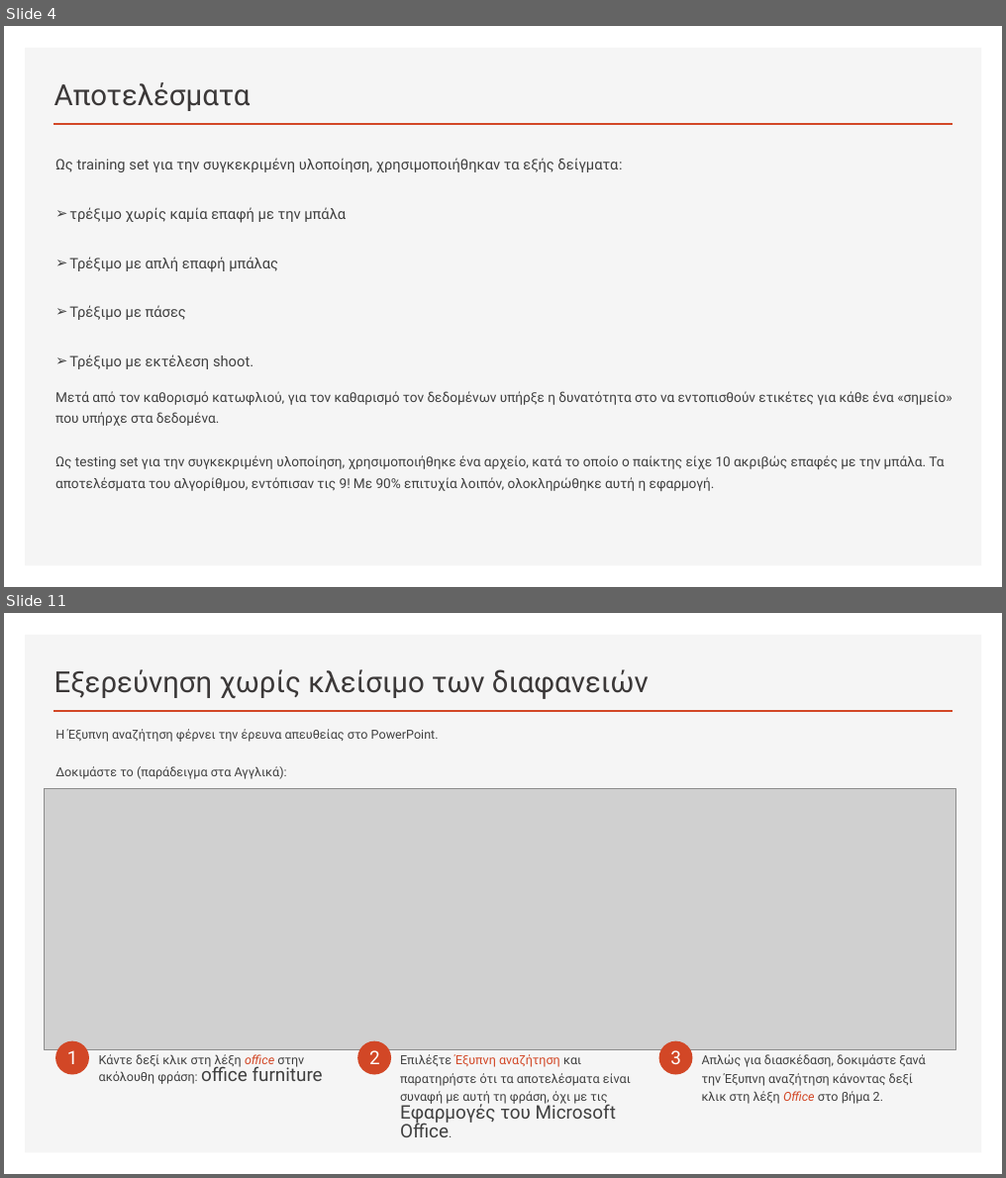
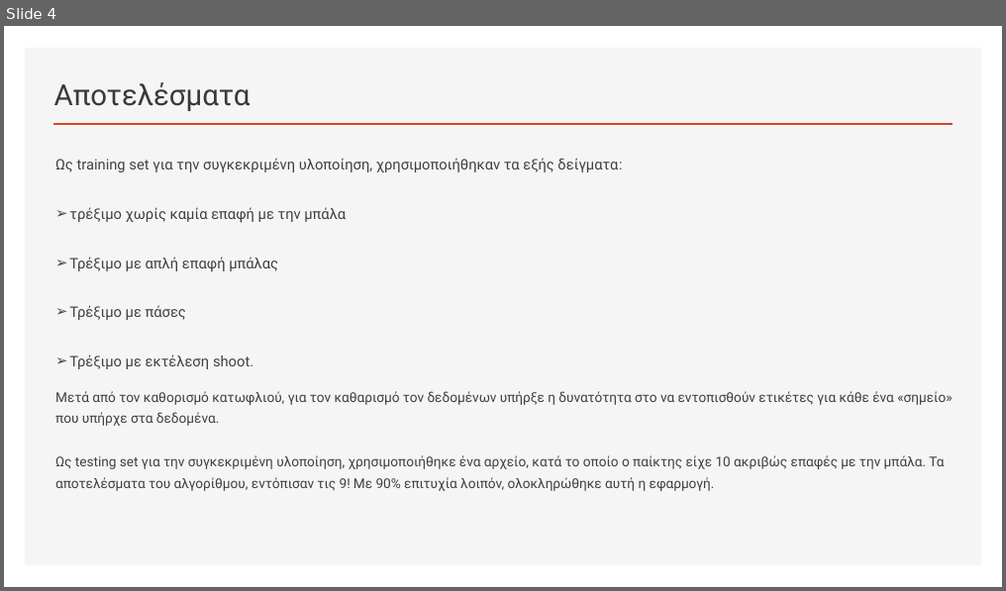
Before and after one commit to nikosbampis/Machine-Learning, a slide deck: machine-learning-12-13.pptx. Shown one above the other, each under a label of ours: slides 4 and 11 before the commit, slide 4 after it; the slides between them are not shown. The pictures are 1006x1178 and 1006x591 pixels, drawn with LibreOffice and Linux fonts; fonts in the diff are those of the drawing; grey boxes stand for pictures. Boxes give left, top, right and bottom in pixels: in the first picture for what was removed or moved away, otherwise in the second. Text is boxed around its words. In the diff, an @@ line names an element or a change of style, - is before the commit and + after.

```diff
--- a/machine-learning-12-13.pptx
+++ b/machine-learning-12-13.pptx
@@ slide 11 removed at [4,613,1002,1174], background #FFFFFF; not listed: 2 template elements that a slide beside it also shows @@
@@ title removed at [54,669,648,699] @@
-Εξερεύνηση χωρίς κλείσιμο των διαφανειών
@@ text removed at [55,729,439,779] @@
-Η Έξυπνη αναζήτηση φέρνει την έρευνα απευθείας στο PowerPoint.
-Δοκιμάστε το (παράδειγμα στα Αγγλικά):
@@ picture removed at [45,789,955,1051] @@
@@ ellipse removed at [55,1042,89,1075] @@
@@ text removed at [67,1051,78,1064] @@
-1
@@ text removed at [99,1055,323,1084] @@
-Κάντε δεξί κλικ στη λέξη office στην ακόλουθη φράση: office furniture
@@ ellipse removed at [358,1042,392,1075] @@
@@ text removed at [369,1051,380,1064] @@
-2
@@ text removed at [400,1055,631,1138] @@
-Επιλέξτε Έξυπνη αναζήτηση και παρατηρήστε ότι τα αποτελέσματα είναι συναφή με αυτή τη φράση, όχι με τις Εφαρμογές του Microsoft Office.
@@ ellipse removed at [659,1042,693,1075] @@
@@ text removed at [670,1051,681,1064] @@
-3
@@ text removed at [702,1055,925,1104] @@
-Απλώς για διασκέδαση, δοκιμάστε ξανά την Έξυπνη αναζήτηση κάνοντας δεξί κλικ στη λέξη Office στο βήμα 2.
```
Also in this commit, not shown: 4 slides changed, 4 slides added, 4 other slides removed.
